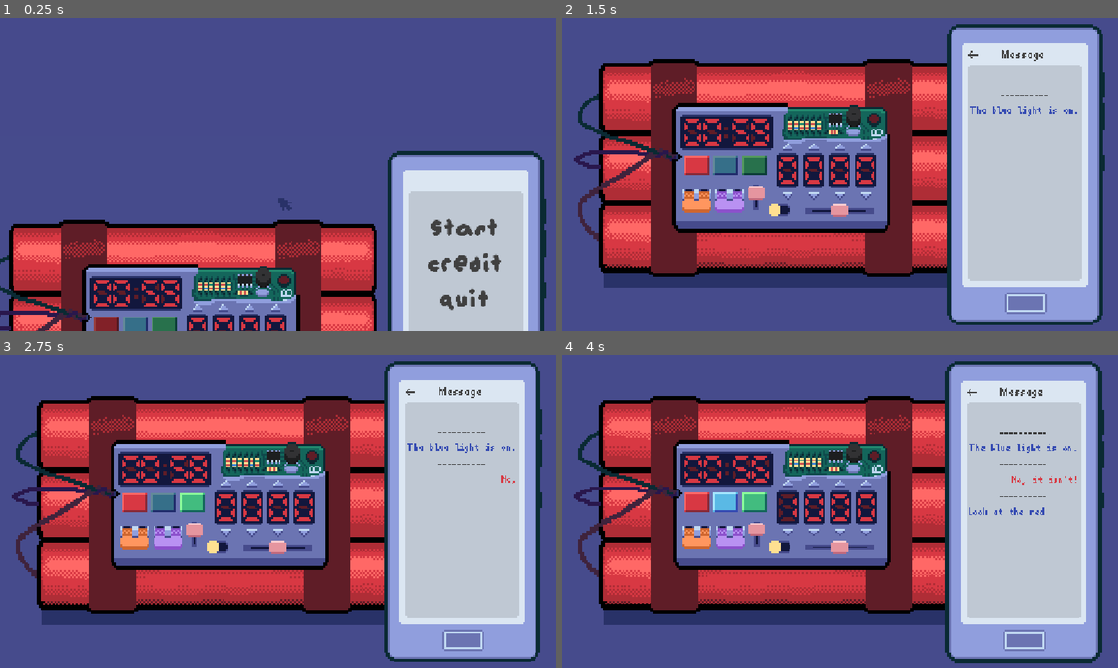
Above: before the commit, frames 1-4 (two rows, left to right).
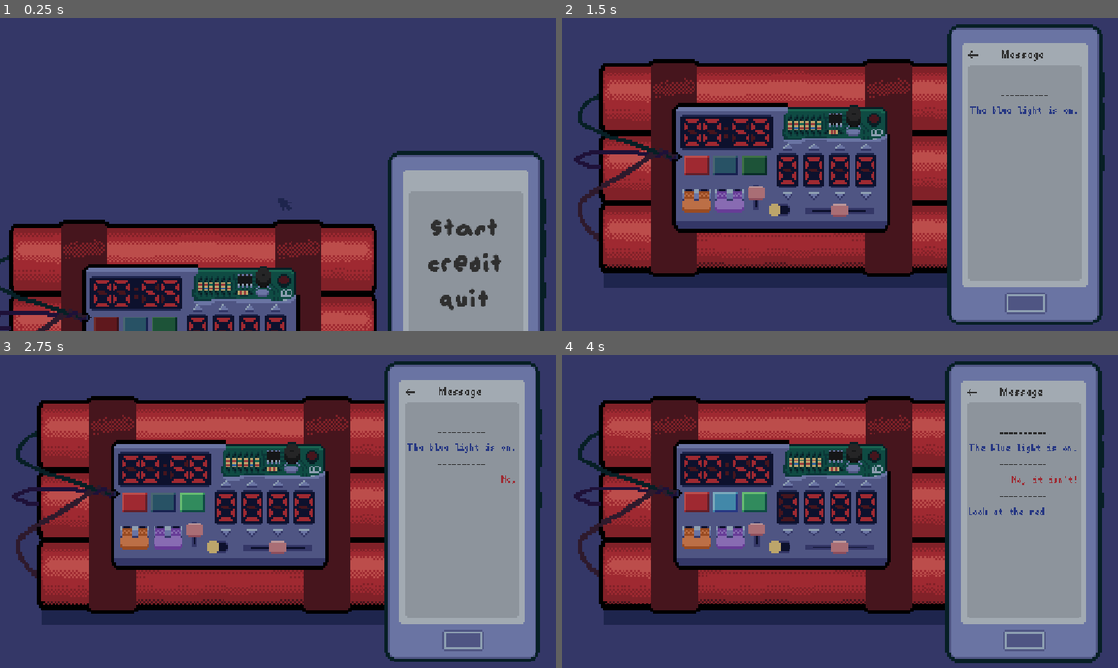
Above: after the commit, the same moments.

Repository: Mr-Excoem/brackeys-jam-2026-2
Game: Godot game, scene res://main.tscn
The game is run twice, just before and just after one commit, with the same random seed, the same clock (stepped at 60 frames per second) and the same inputs.
Inputs (mouse positions are in pixels of both pictures, inside the frame that each line leads up to):
- Up to frame 1 (0.25 s): no input
- Up to frame 2 (1.5 s): click "START" at 0.5 s; click (695, 165) at 1.25 s
- Up to frame 3 (2.75 s): click (189, 502) at 2 s
- Up to frame 4 (4 s): click (723, 502) at 2.75 s; click (789, 483) at 3.52 s

The runs differ from the first frame. In frame 1, 93% of the frame differs, in the area x 0-100%, y 0-100%; in frame 2, 90%; in frame 3, 90%; in frame 4, 90%.

Commit message:
Made some general modifies

Diff:
--- a/brackeys-2026/main.gd
+++ b/brackeys-2026/main.gd
@@ -53,25 +53,26 @@
 ]
 
 var chat_message_scene = preload("res://scenes/ChatMessage.tscn")
+@onready var phone = $CanvasLayer/Phone
 
-# Personally I think it'll be better to put the part of code which generates messages
-# and scrolls into another script for phone node
-# but this is a part of project structure so I leave this for you to decide
-# ^ delete after read anyway
 func show_dialogue():
-	if dialogue_index >= dialogue.size() \
-	or BombTimer.on_titlescreen:
+	if dialogue_index >= dialogue.size():
 		return
 
-	var message = chat_message_scene.instantiate()
-	$CanvasLayer/Phone/ChatScroll/ChatMessages.add_child(message)
-
-	message.setup_message(
+	phone.add_dialogue(
 		dialogue[dialogue_index]["speaker"],
 		dialogue[dialogue_index]["text"]
-	)
+	).connect(_on_message_finished)
 
-	message.finished_typing.connect(_on_message_finished)
+	#var message = chat_message_scene.instantiate()
+	#$CanvasLayer/Phone/ChatScroll/ChatMessages.add_child(message)
+	#
+	#message.setup_message(
+		#dialogue[dialogue_index]["speaker"],
+		#dialogue[dialogue_index]["text"]
+	#)
+	#
+	#message.finished_typing.connect(_on_message_finished)
 
 	await get_tree().process_frame
 
@@ -91,9 +92,6 @@
 	check_solution()
 
 func _process(_delta):
-
-	$CanvasLayer/Phone/ChatScroll.scroll_vertical = $CanvasLayer/Phone/ChatScroll.get_v_scroll_bar().max_value
-
 	if bomb_defused or time_up:
 		return
 
--- a/brackeys-2026/main.tscn
+++ b/brackeys-2026/main.tscn
@@ -9,6 +9,7 @@
 [ext_resource type="Script" uid="uid://r0synuoxjn1l" path="res://scripts/cursor_shadow.gd" id="4_kek77"]
 [ext_resource type="Texture2D" uid="uid://c6hehw42vf24x" path="res://assets/phone_border.png" id="5_lquwl"]
 [ext_resource type="PackedScene" uid="uid://b8embku2jpi8" path="res://scenes/ChatMessage.tscn" id="6_7mycd"]
+[ext_resource type="Script" uid="uid://ddmcsfnke8ege" path="res://scripts/phone.gd" id="7_yaehf"]
 [ext_resource type="FontFile" uid="uid://dlx30nsjwooat" path="res://assets/font.ttf.woff" id="10_4c57u"]
 [ext_resource type="FontFile" uid="uid://dqo21lprcxs3e" path="res://assets/augiepixel.ttf" id="11_efxa6"]
 [ext_resource type="Texture2D" uid="uid://c8nycmnci4hiu" path="res://assets/dialogue_box.png" id="12_dg77c"]
@@ -376,6 +377,7 @@
 
 [node name="Phone" type="Node2D" parent="CanvasLayer" unique_id=312161101]
 position = Vector2(955, 324)
+script = ExtResource("7_yaehf")
 
 [node name="PhoneScreen" type="Sprite2D" parent="CanvasLayer/Phone" unique_id=1556806289]
 scale = Vector2(4, 4)
@@ -491,10 +493,10 @@
 theme_override_fonts/normal_font = ExtResource("10_4c57u")
 theme_override_font_sizes/normal_font_size = 24
 text = "Program: Rithunyaa
-Art: mrex3c98
+Art: MrEx3c98
 Fonts used:
-	augiepixel - by augie
-	fusion pixel font - too much
+	Augiepixel - by augie
+	Fusion pixel font - too much
 Thank you for playing!"
 
 [node name="CaptchaLayer" type="CanvasLayer" parent="." unique_id=2123753959]
@@ -523,6 +525,17 @@
 [node name="AnimationPlayer" type="AnimationPlayer" parent="CaptchaLayer" unique_id=1753764614]
 libraries/ = SubResource("AnimationLibrary_yaehf")
 
+[node name="CameraLayer" type="CanvasLayer" parent="." unique_id=2057702418]
+
+[node name="CanvasModulate" type="ColorRect" parent="CameraLayer" unique_id=1128620488]
+offset_right = 1152.0
+offset_bottom = 648.0
+mouse_filter = 2
+color = Color(0, 0, 0, 0.2627451)
+
+[node name="Camera2D" type="Camera2D" parent="CameraLayer" unique_id=732330032]
+anchor_mode = 0
+
 [connection signal="pressed" from="CanvasLayer/Phone/TitlescreenButtons/Start" to="." method="_on_start_pressed"]
 [connection signal="pressed" from="CanvasLayer/Phone/TitlescreenButtons/Credit" to="." method="_on_credit_pressed"]
 [connection signal="pressed" from="CanvasLayer/Phone/TitlescreenButtons/Quit" to="." method="_on_quit_pressed"]
--- /dev/null
+++ b/brackeys-2026/scripts/phone.gd
@@ -0,0 +1,18 @@
+extends Node2D
+
+var chat_message_scene = preload("uid://b8embku2jpi8")
+@onready var chat_scroll = $ChatScroll
+
+func add_dialogue(speaker:String, text:String) -> Signal:
+	# In theory this function won't be called during titlescreen
+	# but there's an old Chinese saying says 不怕一万，就怕万一
+	if BombTimer.on_titlescreen:
+		return Signal()
+
+	var message = chat_message_scene.instantiate()
+	$ChatScroll/ChatMessages.add_child(message)
+	message.setup_message(speaker, text)
+	return message.finished_typing
+
+func _process(_delta):
+	chat_scroll.scroll_vertical = chat_scroll.get_v_scroll_bar().max_value
Not shown, added: brackeys-2026/scripts/phone.gd.uid
